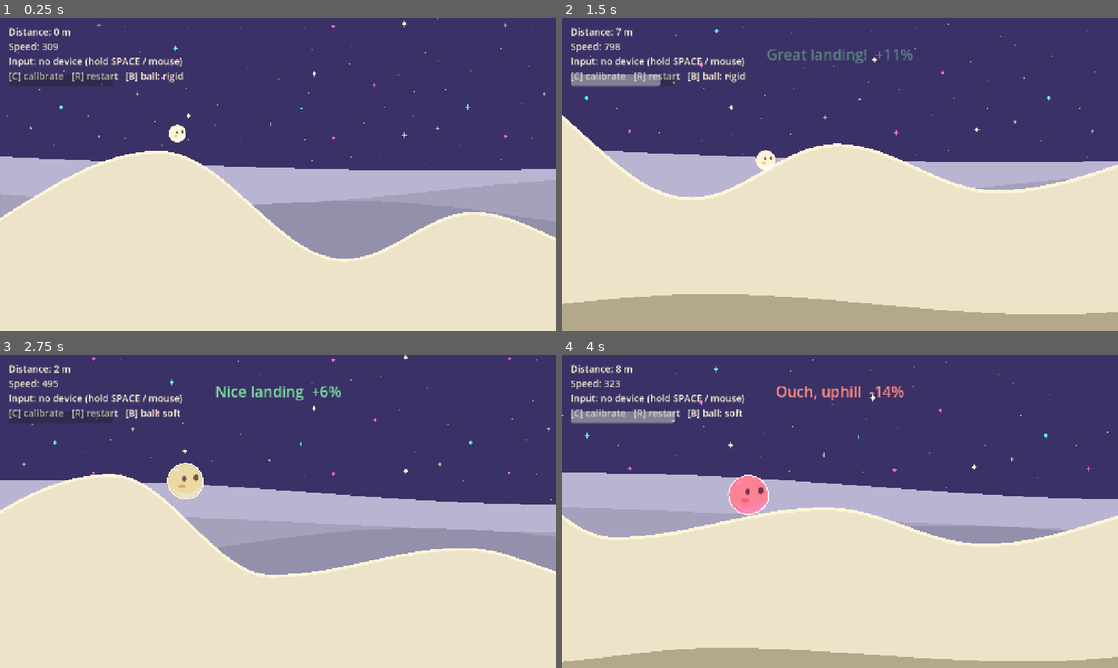
Above: before the commit, frames 1-4 (two rows, left to right).
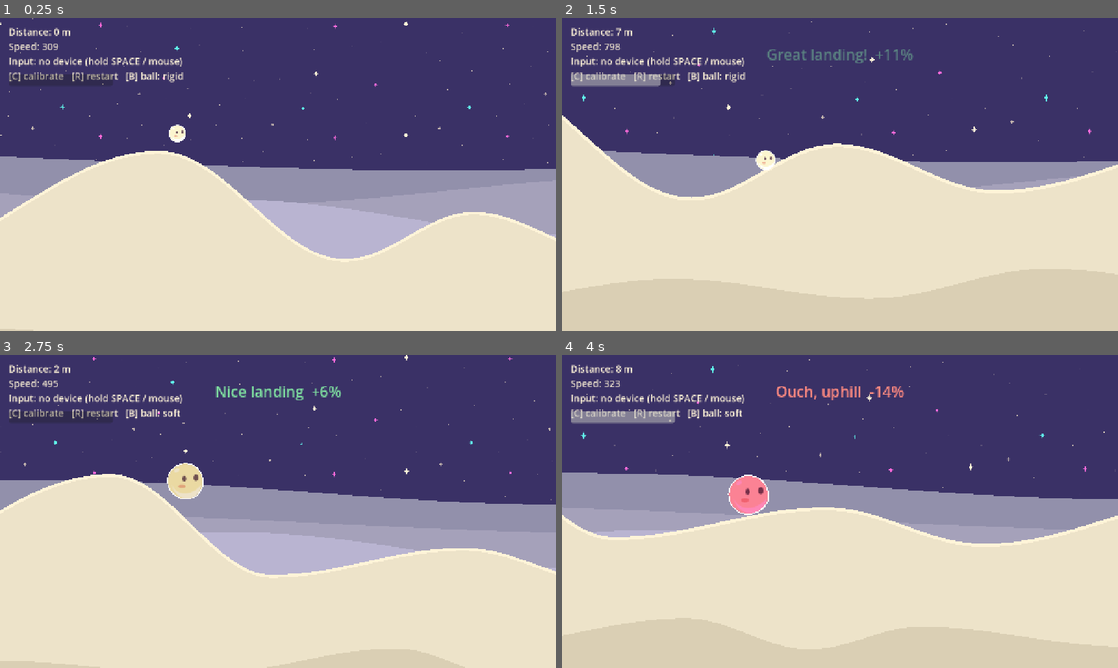
Above: after the commit, the same moments.

Repository: Bj3lla/IN4260MCT
Game: Godot game, scene res://main.tscn
Same seed, same stepped clock (60 frames per second), same inputs: the game is played once before the commit and once after it.
Inputs (mouse positions are in pixels of both pictures, inside the frame that each line leads up to):
- Up to frame 1 (0.25 s): no input
- Up to frame 2 (1.5 s): move the mouse to (962, 158) at 0.52 s; tap C (calibrate) at 0.6 s; click (962, 158) at 0.67 s; move the mouse to (728, 190) at 1.27 s; tap Space (dive) at 1.35 s; click (728, 190) at 1.42 s
- Up to frame 3 (2.75 s): move the mouse to (333, 442) at 2.02 s; hold B (swap_ball) from 2.03 s (still down); click (333, 442) at 2.17 s
- Up to frame 4 (4 s): move the mouse to (812, 574) at 2.77 s; release B (swap_ball) at 2.78 s; tap C (calibrate) at 2.85 s; click (812, 574) at 2.92 s; move the mouse to (1006, 558) at 3.52 s; hold Space (dive) from 3.53 s (still down); click (1006, 558) at 3.67 s

The runs differ from the first frame. In frame 1, 9.6% of the frame differs, in the area x 0-100%, y 0-77%; in frame 2, 14%; in frame 3, 9.8%; in frame 4, 14%, in the area x 0-100%, y 1-100%.

Commit message:
tuning background hills

Diff:
--- a/hillRunner/world/scenery.gd
+++ b/hillRunner/world/scenery.gd
@@ -15,14 +15,14 @@
 const REFERENCE_ZOOM := 0.8
 
 const LAYERS := [
-	{ "scroll": Vector2(0.05, 0.1), "color": Color("#B9B4D1"), "screen_y": 0.80,
+	{ "scroll": Vector2(0.1, 0.1), "color": Color("#9290AB"), "screen_y": 0.80,
 	  "width": Vector2(1500, 3000), "amp": Vector2(30, 60) },
-	{ "scroll": Vector2(0.1, 0.1), "color": Color("#A5A1BA"), "screen_y": 0.90,
+	{ "scroll": Vector2(0.2, 0.1), "color": Color("#A5A1BA"), "screen_y": 0.90,
 	  "width": Vector2(1200, 2800), "amp": Vector2(40, 80) },
-	{ "scroll": Vector2(0.2, 0.1), "color": Color("#9290AB"), "screen_y": 1,
-	  "width": Vector2(1000, 1500), "amp": Vector2(50, 100) },
-	{ "scroll": Vector2(1.2, 1.0), "color": Color("#B4A88B"), "screen_y": 0.95,
-	  "width": Vector2(600, 1000), "amp": Vector2(20, 50), "z": 10 },
+	{ "scroll": Vector2(0.6, 0.1), "color": Color("#B9B4D1"), "screen_y": 1,
+	  "width": Vector2(1000, 1200), "amp": Vector2(60, 80) },
+	{ "scroll": Vector2(1.3, 1.0), "color": Color("#DACFB4"), "screen_y": 0.9,
+	  "width": Vector2(300, 800), "amp": Vector2(20, 60), "z": 10 },
 ]
 
 
--- a/hillRunner/world/star_field.gd
+++ b/hillRunner/world/star_field.gd
@@ -2,7 +2,7 @@
 extends Parallax2D
 
 const STARS_PATH := "res://visuals/Quiet starfield.svg"
-const SCROLL := Vector2(0.03, 0)
+const SCROLL := Vector2(0.05, 0)
 const TILE_SCALE := 0.5 # raise if the stars are too small
 const REPEAT_Y := true
 const REPEATS := 8
